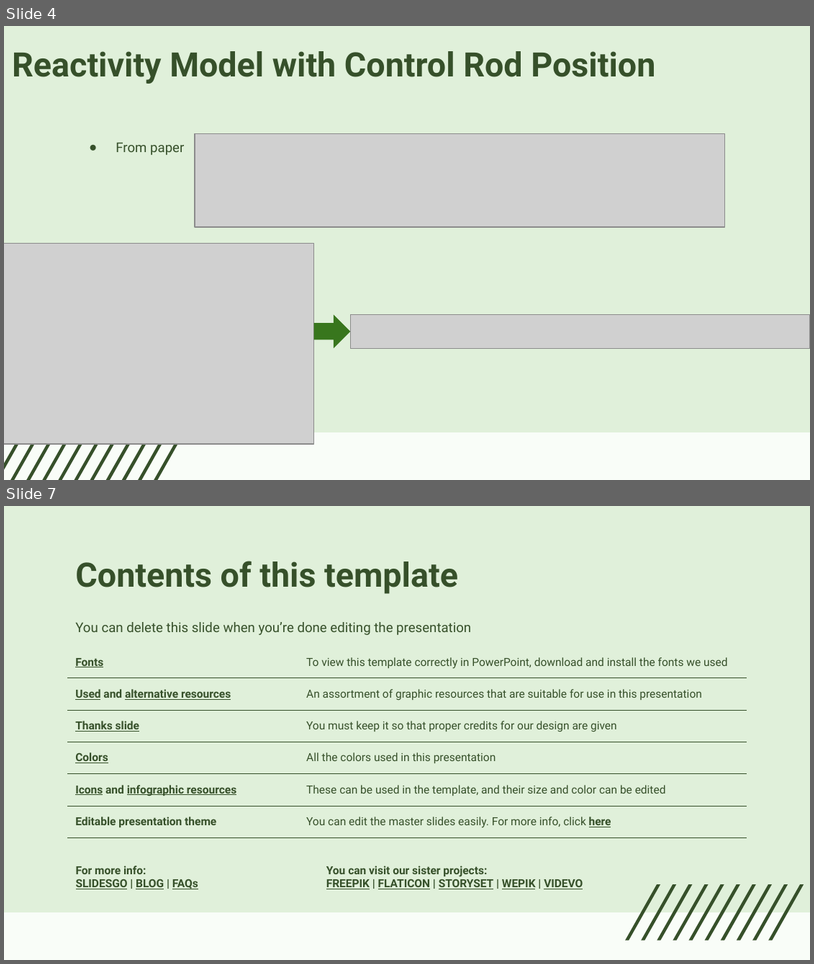
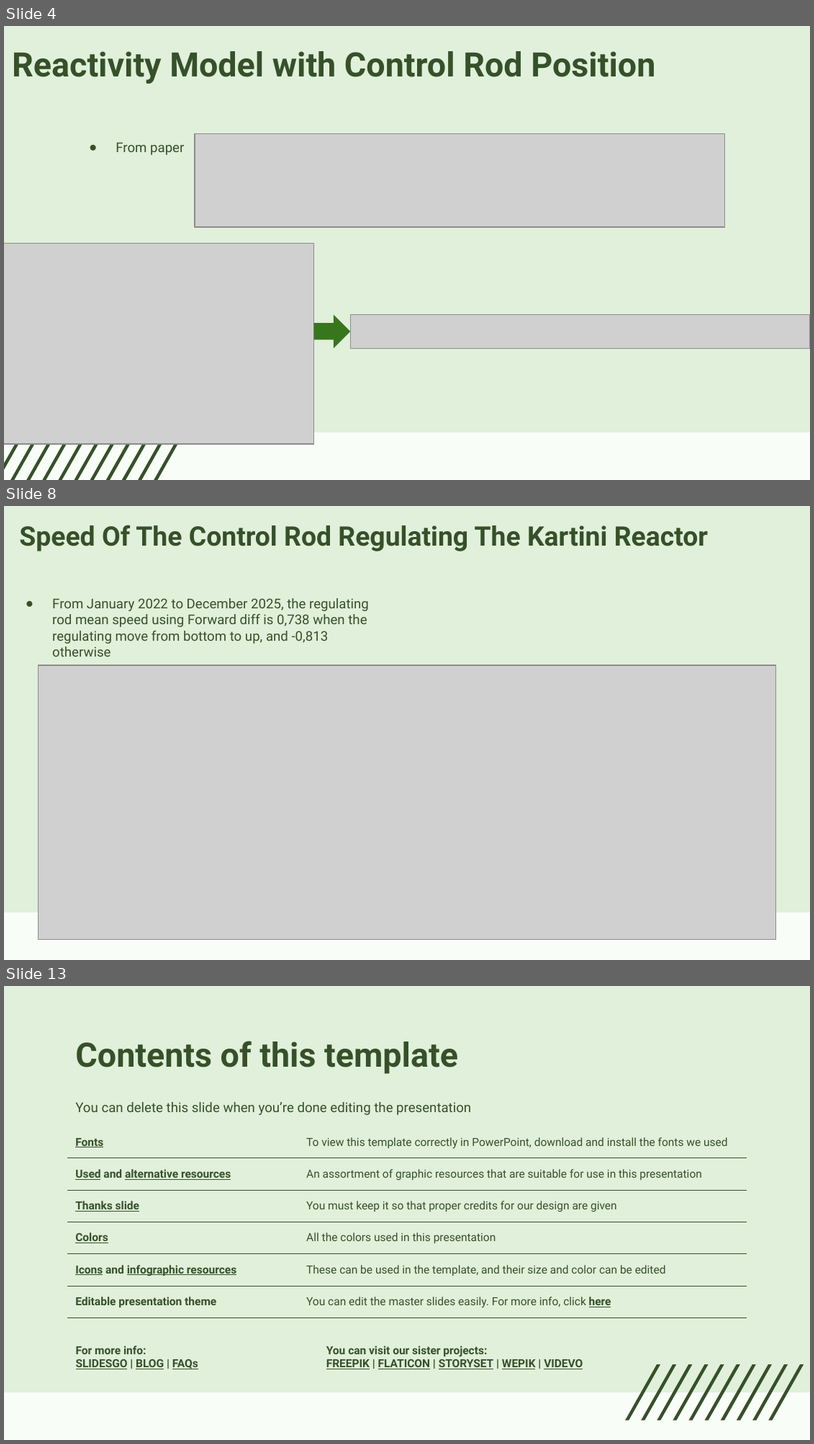
Before and after one commit to hahamadi/kartini-research-reactor, a slide deck: Presentation2_26-02-2026.pptx. Shown one above the other, each under a label of ours: slides 4 and 7 before the commit, slides 4, 8 and 13 after it; the slides between them are not shown. The pictures are 814x964 and 814x1444 pixels, drawn with LibreOffice and Linux fonts; fonts in the diff are those of the drawing; grey boxes stand for pictures. Boxes give left, top, right and bottom in pixels: in the first picture for what was removed or moved away, otherwise in the second. Text is boxed around its words. In the diff, an @@ line names an element or a change of style, - is before the commit and + after.

```diff
--- a/Presentation2_26-02-2026.pptx
+++ b/Presentation2_26-02-2026.pptx
@@ slide 8 added at [4,506,810,960], background #F9FDF8; not listed: 1 template element that a slide beside it also shows @@
@@ title added at [19,525,708,551], 24 pt, text #36502A, bold @@
+Speed Of The Control Rod Regulating The Kartini Reactor
@@ text added at [52,598,369,656], 12 pt, text #36502A @@
+● From January 2022 to December 2025, the regulating rod mean speed using Forward diff is 0,738 when the regulating move from bottom to up, and -0,813 otherwise
@@ picture added at [38,665,776,939] @@
@@ what was slide 7 is now slide 13 @@
```
Also in this commit, not shown: 2 slides changed, 5 other slides added, 11 other files.
